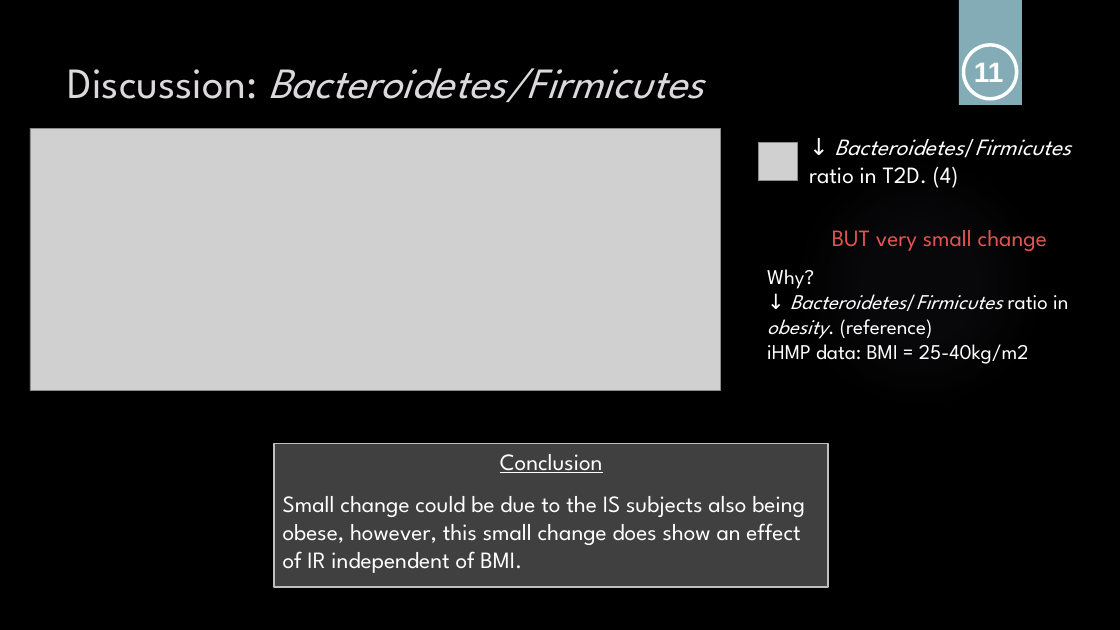
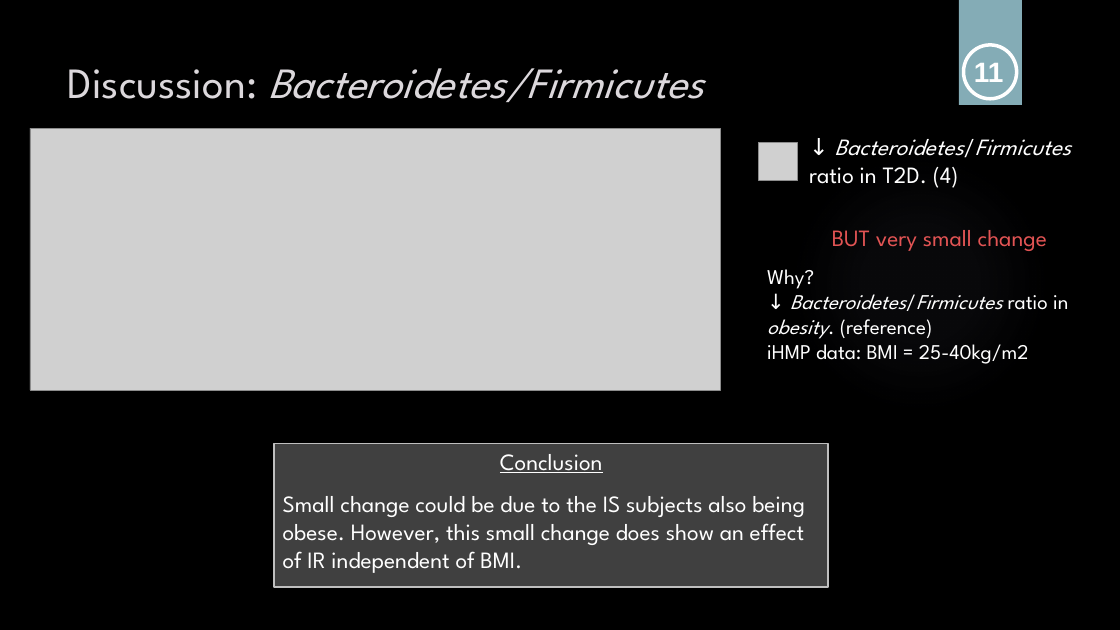
Before and after one commit to sabdeolive/Sabrina_BMS_Bachelor-Internship, a slide deck: slide 11 of Final Presentation.pptx. Drawn at 1120x630 pixels with LibreOffice and Linux fonts; fonts in the diff are those of the drawing; grey boxes stand for pictures; background and template pictures are left out. Boxes give left, top, right and bottom in pixels: in the first picture for what was removed or moved away, otherwise in the second. Text is boxed around its words. In the diff, an @@ line names an element or a change of style, - is before the commit and + after.

```diff
--- a/Final Presentation.pptx
+++ b/Final Presentation.pptx
@@ text at [283, 496, 805, 573]: text changed @@
-Small change could be due to the IS subjects also being obese, however, this small change does show an effect of IR independent of BMI.
+Small change could be due to the IS subjects also being obese. However, this small change does show an effect of IR independent of BMI.
```
Also in this commit, not shown: 13 other slides changed.
